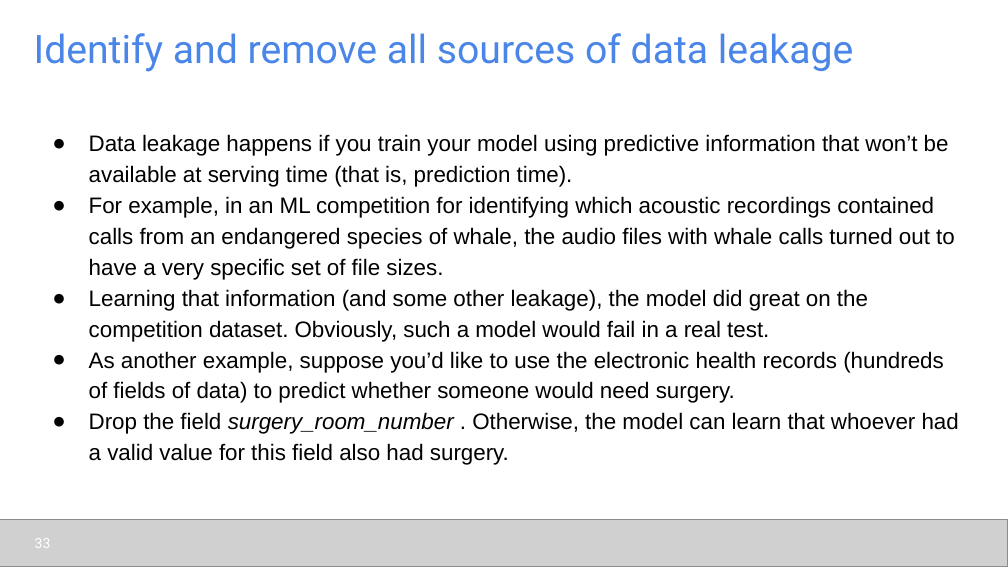
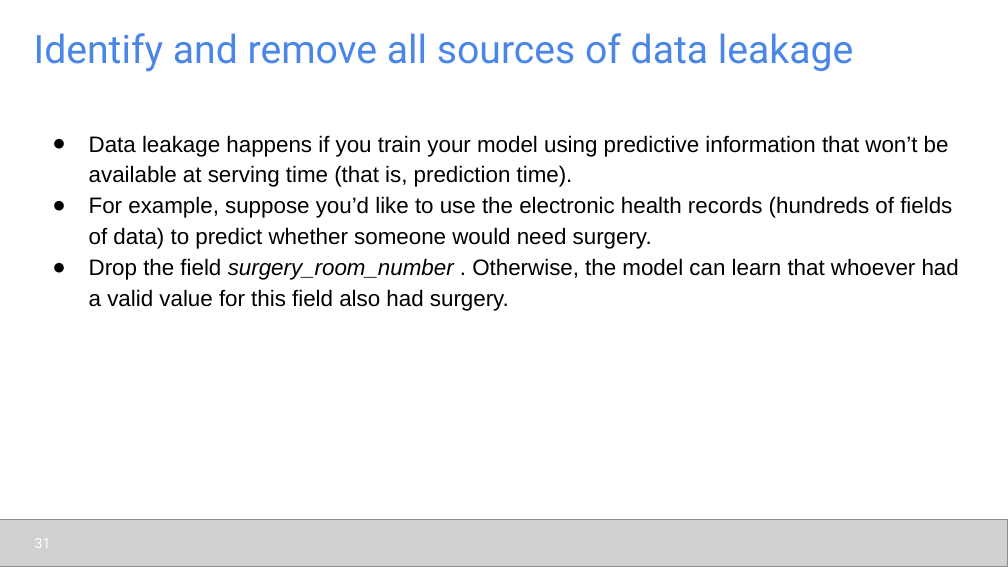
Before and after one commit to udel-cbcb/al_ml_workshop, a slide deck: slide 31 of Day_2/Lectures/Day_2_Lecture_2_Data_Readiness_for_AI_ML_CheckList.pptx (slide 33 before the commit). Drawn at 1008x567 pixels with LibreOffice and Linux fonts; fonts in the diff are those of the drawing; grey boxes stand for pictures. Boxes give left, top, right and bottom in pixels: in the first picture for what was removed or moved away, otherwise in the second. Text is boxed around its words. In the diff, an @@ line names an element or a change of style, - is before the commit and + after.

```diff
--- a/Day_2/Lectures/Day_2_Lecture_2_Data_Readiness_for_AI_ML_CheckList.pptx
+++ b/Day_2/Lectures/Day_2_Lecture_2_Data_Readiness_for_AI_ML_CheckList.pptx
@@ text at bbox=[89, 196, 952, 249]: text changed @@
-● For example, in an ML competition for identifying which acoustic recordings contained calls from an endangered species of whale, the audio files with whale calls turned out to have a very specific set of file sizes.
-● Learning that information (and some other leakage), the model did great on the competition dataset. Obviously, such a model would fail in a real test.
-● As another example, suppose you’d like to use the electronic health records (hundreds of fields of data) to predict whether someone would need surgery.
+● For example, suppose you’d like to use the electronic health records (hundreds of fields of data) to predict whether someone would need surgery.
@@ page number at bbox=[35, 538, 51, 548]: text changed @@
-33
+31
```
Also in this commit, not shown: 13 other slides changed, 2 slides removed, 9 other files.
